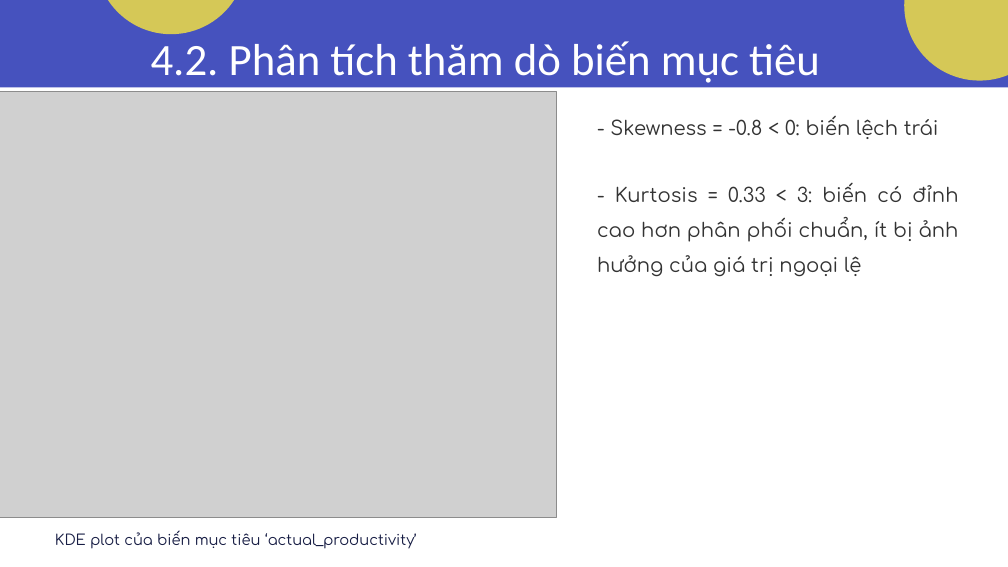
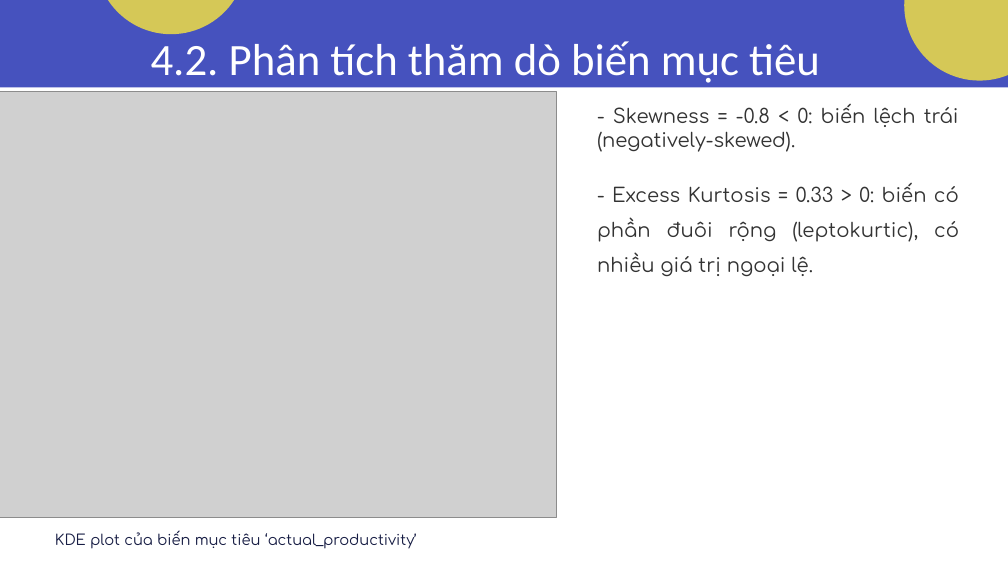
Before and after one commit to Tam1032/Garment-Employee-Productivity, a slide deck: slide 8 of Report/Slide.pptx. Drawn at 1008x567 pixels with LibreOffice and Linux fonts; fonts in the diff are those of the drawing; grey boxes stand for pictures. Boxes give left, top, right and bottom in pixels: in the first picture for what was removed or moved away, otherwise in the second. Text is boxed around its words. In the diff, an @@ line names an element or a change of style, - is before the commit and + after.

```diff
--- a/Report/Slide.pptx
+++ b/Report/Slide.pptx
@@ text at <box>597,104,959,152</box>: text changed @@
-- Skewness = -0.8 < 0: biến lệch trái
+- Skewness = -0.8 < 0: biến lệch trái (negatively-skewed).
@@ text at <box>597,183,959,277</box>: text changed @@
-- Kurtosis = 0.33 < 3: biến có đỉnh cao hơn phân phối chuẩn, ít bị ảnh hưởng của giá trị ngoại lệ
+- Excess Kurtosis = 0.33 > 0: biến có phần đuôi rộng (leptokurtic), có nhiều giá trị ngoại lệ.
```
Also in this commit, not shown: 1 other file.
